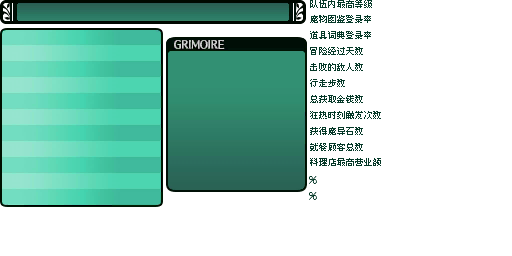
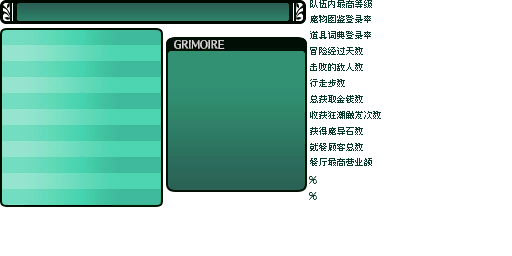
Comparing the layer stacks of the two 512 × 256 images. Changes:
renamed "队伍内最高等级 魔物图鉴登录率 道具词典登录率 冒险经过天数 击败的敌人数 行走步数 总获取金钱数 狂热时刻触发次数 获得魔导" to "队伍内最高等级 魔物图鉴登录率 道具词典登录率 冒险经过天数 击败的敌人数 行走步数 总获取金钱数 收获狂潮触发次数 获得魔导", painted on it over [310,111,381,166]
